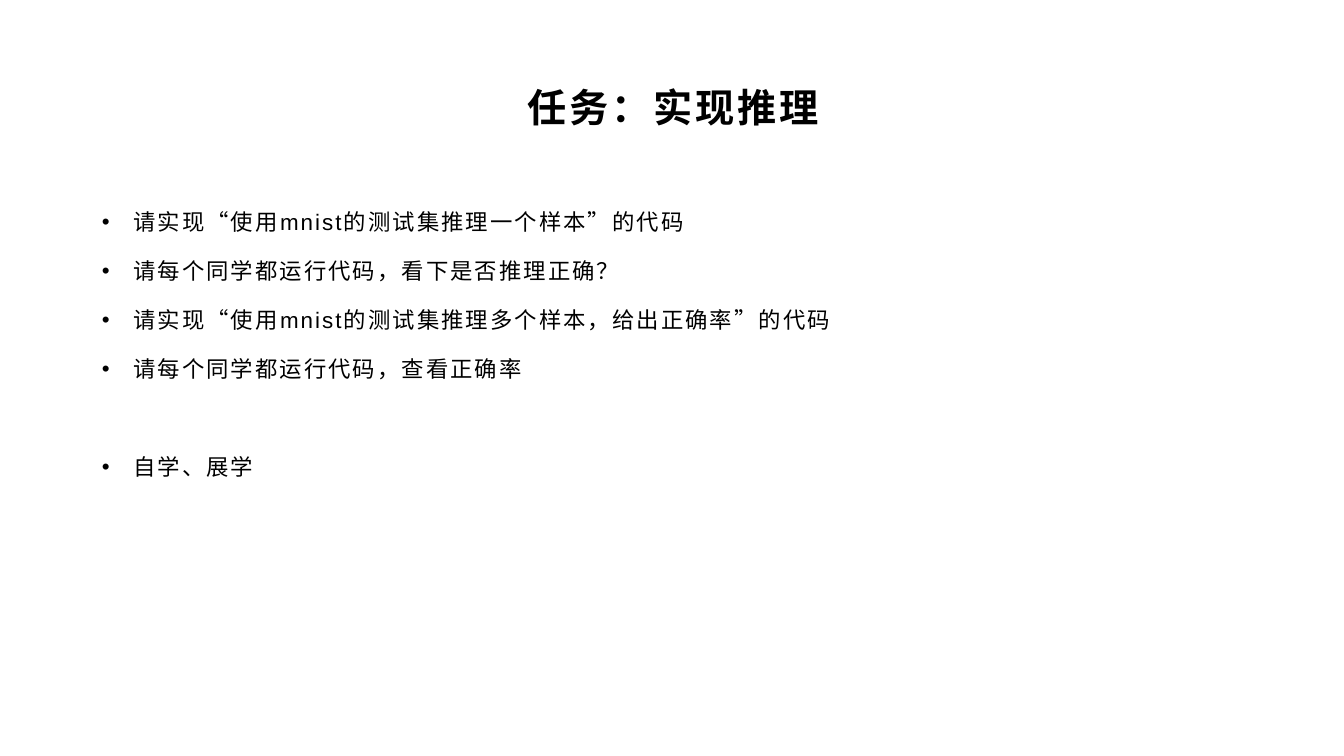
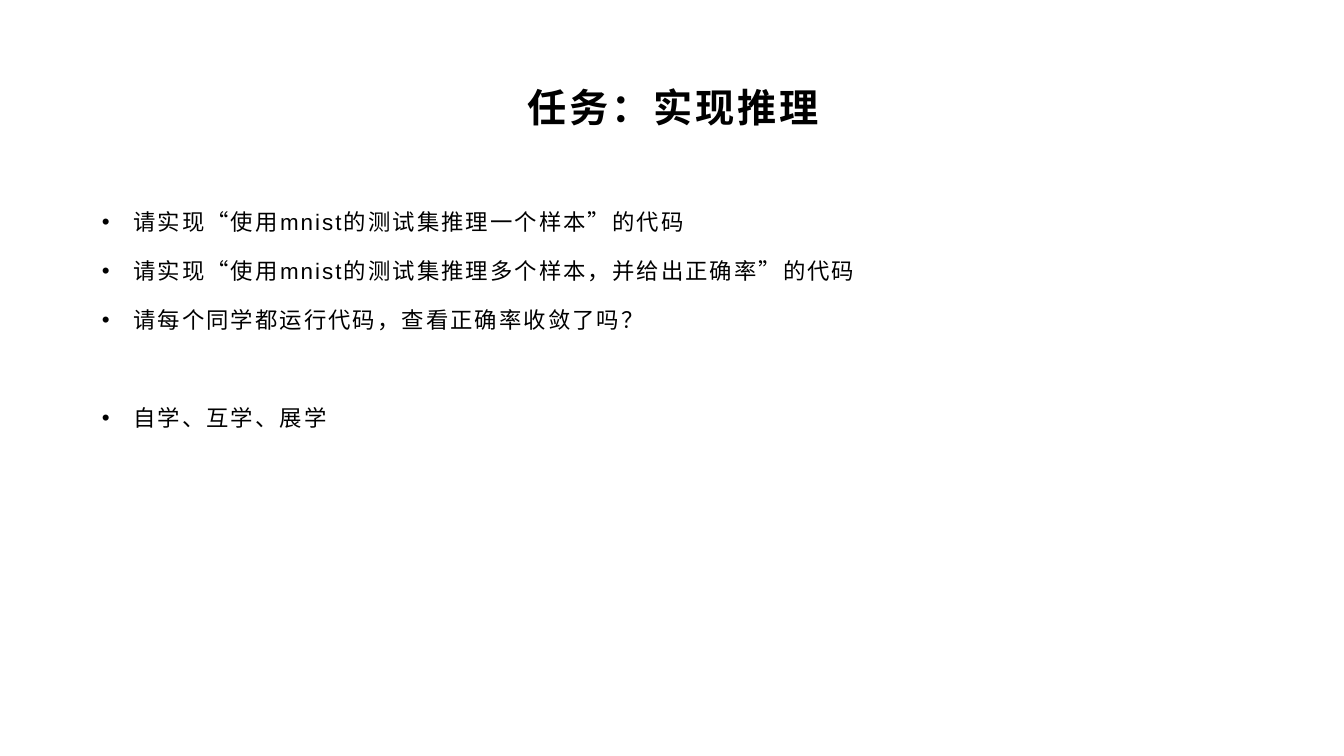
Before and after one commit to yyc-git/DeepLearningEdu, a slide deck: slide 25 of lessons/5_handwriting_by_linear_layer/ppt/用全连接层识别手写数字.pptx (slide 24 before the commit). Drawn at 1344x756 pixels with LibreOffice and Linux fonts; fonts in the diff are those of the drawing; background and template pictures are left out. Boxes give left, top, right and bottom in pixels: in the first picture for what was removed or moved away, otherwise in the second. Text is boxed around its words. In the diff, an @@ line names an element or a change of style, - is before the commit and + after.

```diff
--- a/lessons/5_handwriting_by_linear_layer/ppt/用全连接层识别手写数字.pptx
+++ b/lessons/5_handwriting_by_linear_layer/ppt/用全连接层识别手写数字.pptx
@@ text at <box>133,260,854,428</box>: text changed @@
-• 请每个同学都运行代码，看下是否推理正确？
-• 请实现“使用mnist的测试集推理多个样本，给出正确率”的代码
-• 请每个同学都运行代码，查看正确率
-• 自学、展学
+• 请实现“使用mnist的测试集推理多个样本，并给出正确率”的代码
+• 请每个同学都运行代码，查看正确率收敛了吗？
+• 自学、互学、展学
```
Also in this commit, not shown: 5 other slides changed, 3 slides added, 9 other files.
